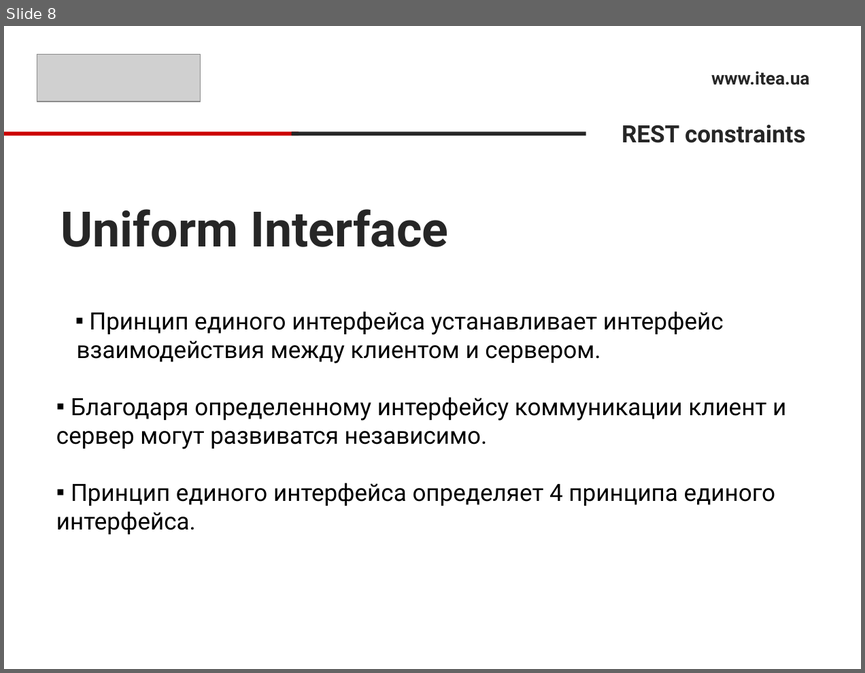
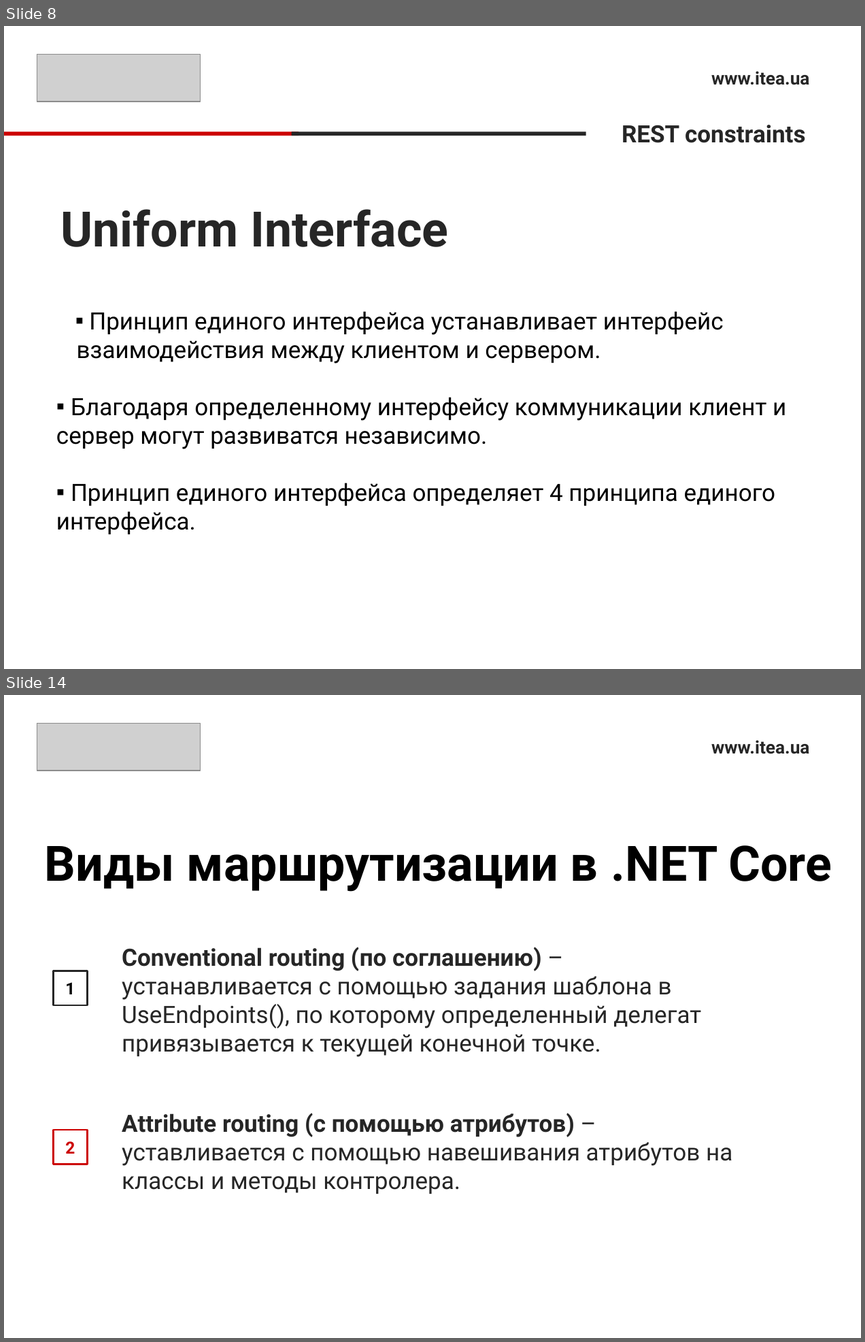
Before and after one commit to sonnov/NetCore, a slide deck: 5.Controller/Controller.pptx. Shown one above the other, each under a label of ours: slide 8 before the commit, slides 8 and 14 after it; the slides between them are not shown. The pictures are 865x673 and 865x1342 pixels, drawn with LibreOffice and Linux fonts; fonts in the diff are those of the drawing; grey boxes stand for pictures. Boxes give left, top, right and bottom in pixels: in the first picture for what was removed or moved away, otherwise in the second. Text is boxed around its words. In the diff, an @@ line names an element or a change of style, - is before the commit and + after.

```diff
--- a/5.Controller/Controller.pptx
+++ b/5.Controller/Controller.pptx
@@ slide 14 added at <box>4,695,861,1338</box>, background #FFFFFF @@
@@ picture added at <box>37,724,201,770</box> @@
@@ text added at <box>711,740,809,754</box>, 15 pt, text #262626, bold @@
+www.itea.ua
@@ title added at <box>45,845,832,892</box>, 41 pt, text #000000, bold @@
+Виды маршрутизации в .NET Core
@@ text added at <box>122,947,701,1057</box>, 20 pt, text #262626 @@
+Conventional routing (по соглашению) – устанавливается с помощью задания шаблона в UseEndpoints(), по которому определенный делегат привязывается к текущей конечной точке.
@@ rectangle added at <box>53,971,87,1005</box>, outline #262626 1.5 pt, 14 pt, text #000000, bold @@
+1
@@ text added at <box>122,1113,732,1193</box>, 20 pt, text #262626 @@
+Attribute routing (с помощью атрибутов) – уставливается с помощью навешивания атрибутов на классы и методы контролера.
@@ rectangle added at <box>53,1130,87,1164</box>, outline #CC0000 1.5 pt, 14 pt, text #CC0000, bold @@
+2
```
Also in this commit, not shown: 1 slide changed, 6 other slides added, 9 slides removed.
